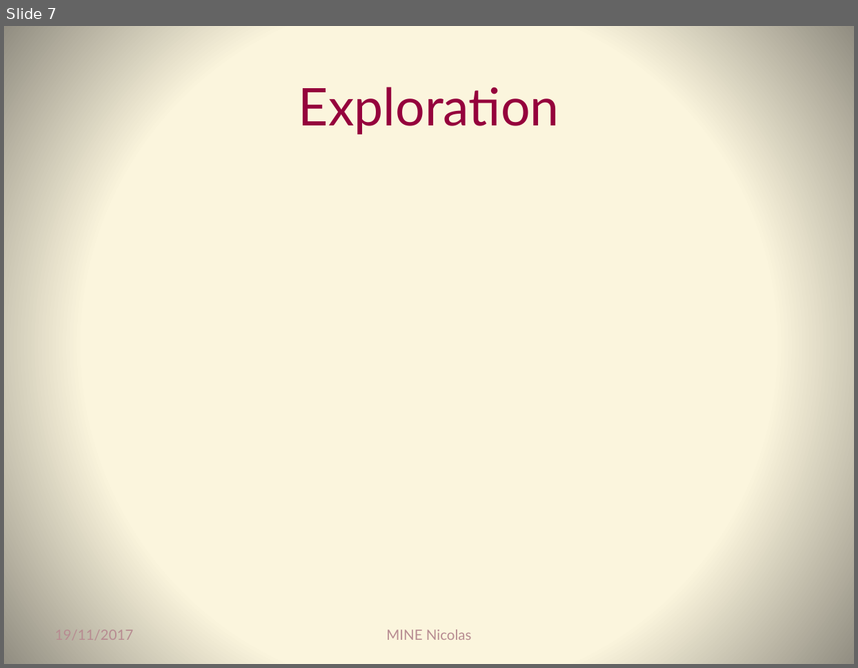
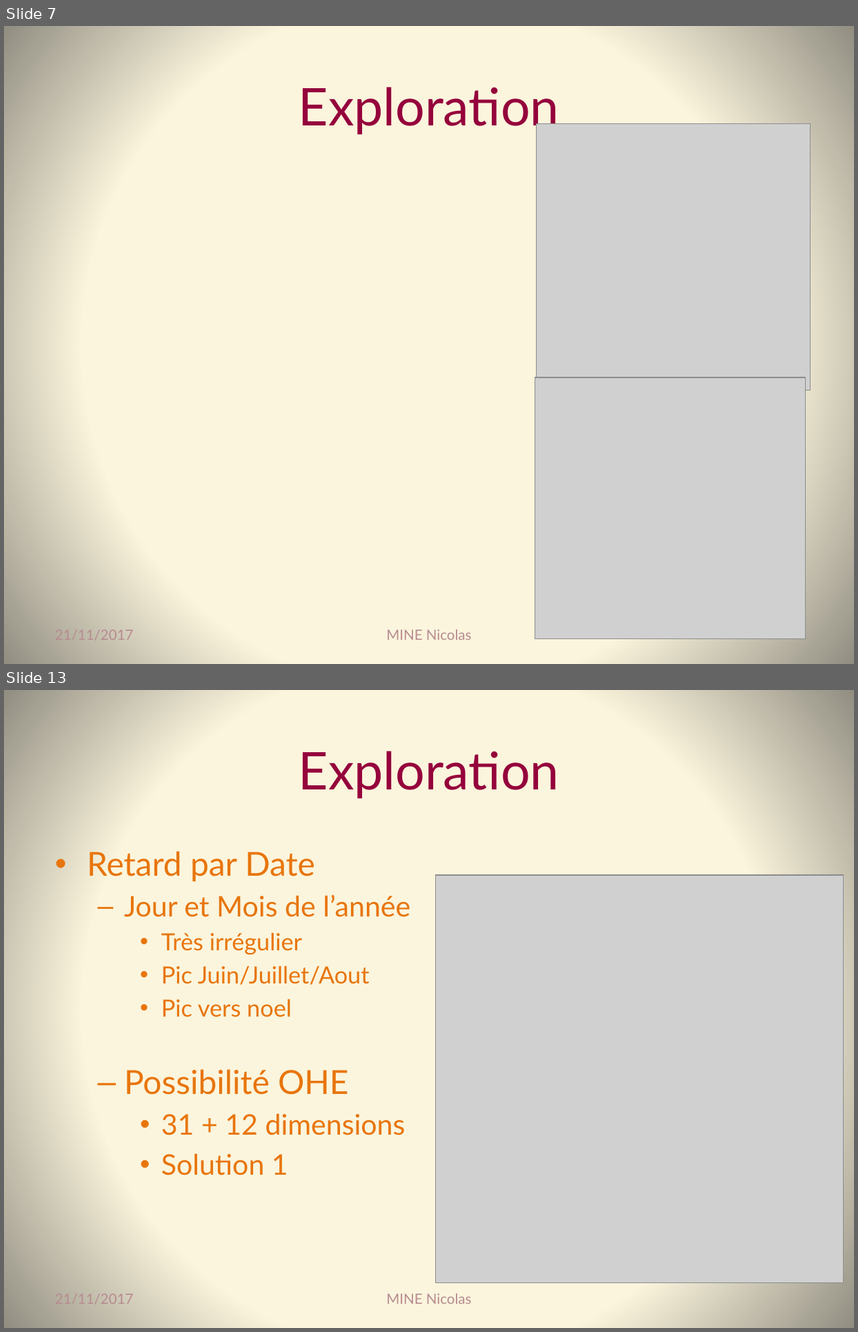
Before and after one commit to Coni63/OC_DS, a slide deck: Projet 4 - retard avion/Presentation-projet_4.pptx. Shown one above the other, each under a label of ours: slide 7 before the commit, slides 7 and 13 after it; the slides between them are not shown. The pictures are 858x668 and 858x1332 pixels, drawn with LibreOffice and Linux fonts; fonts in the diff are those of the drawing; grey boxes stand for pictures. Boxes give left, top, right and bottom in pixels: in the first picture for what was removed or moved away, otherwise in the second. Text is boxed around its words. In the diff, an @@ line names an element or a change of style, - is before the commit and + after.

```diff
--- a/Projet 4 - retard avion/Presentation-projet_4.pptx
+++ b/Projet 4 - retard avion/Presentation-projet_4.pptx
@@ slide 13 added at <box>4,690,854,1328</box>, background gradient #FCF7DD to #918E81 @@
@@ title added at <box>299,751,559,798</box>, 44 pt, text #95023C @@
+Exploration
@@ text added at <box>87,851,410,1175</box>, 20 pt, text #E8750C @@
+• Retard par Date
+  – Jour et Mois de l’année
+    • Très irrégulier
+    • Pic Juin/Juillet/Aout
+    • Pic vers noel
+  – Possibilité OHE
+    • 31 + 12 dimensions
+    • Solution 1
@@ picture added at <box>436,876,844,1283</box> @@
@@ text added at <box>55,1293,134,1303</box>, 12 pt, text #B78C92 @@
+21/11/2017
@@ text added at <box>386,1293,472,1303</box>, 12 pt, text #B78C92 @@
+MINE Nicolas
@@ slide 7 changed as well @@
@@ picture added at <box>536,124,810,390</box> @@
@@ picture added at <box>535,377,806,638</box> @@
@@ text at <box>55,629,134,639</box>: text changed @@
-19/11/2017
+21/11/2017
```
Also in this commit, not shown: 6 other slides changed, 12 other slides added, 3 other files.
